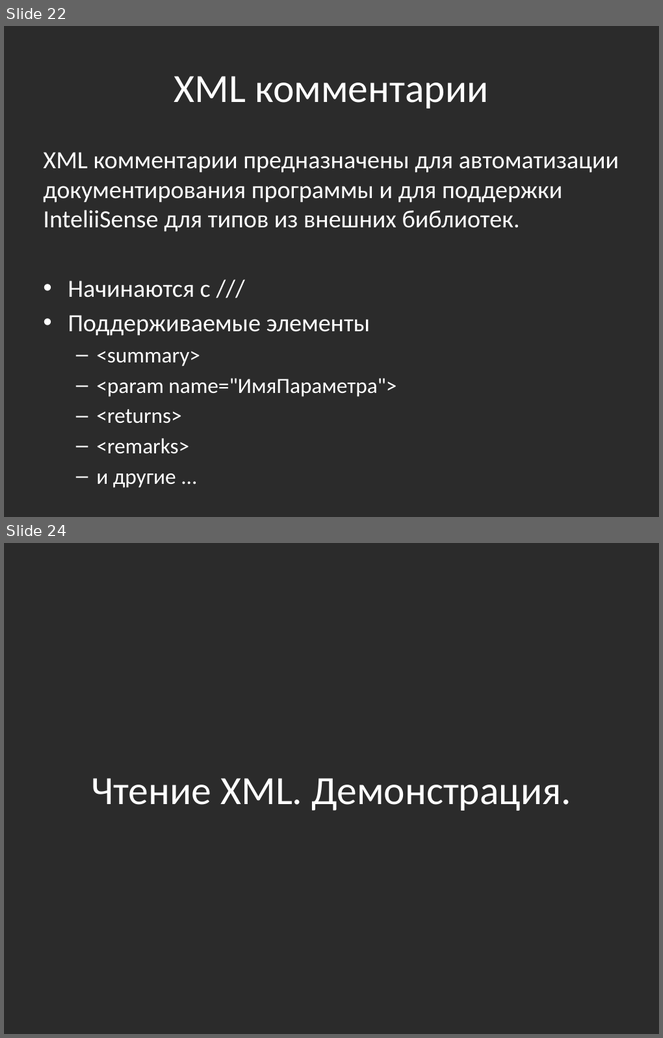
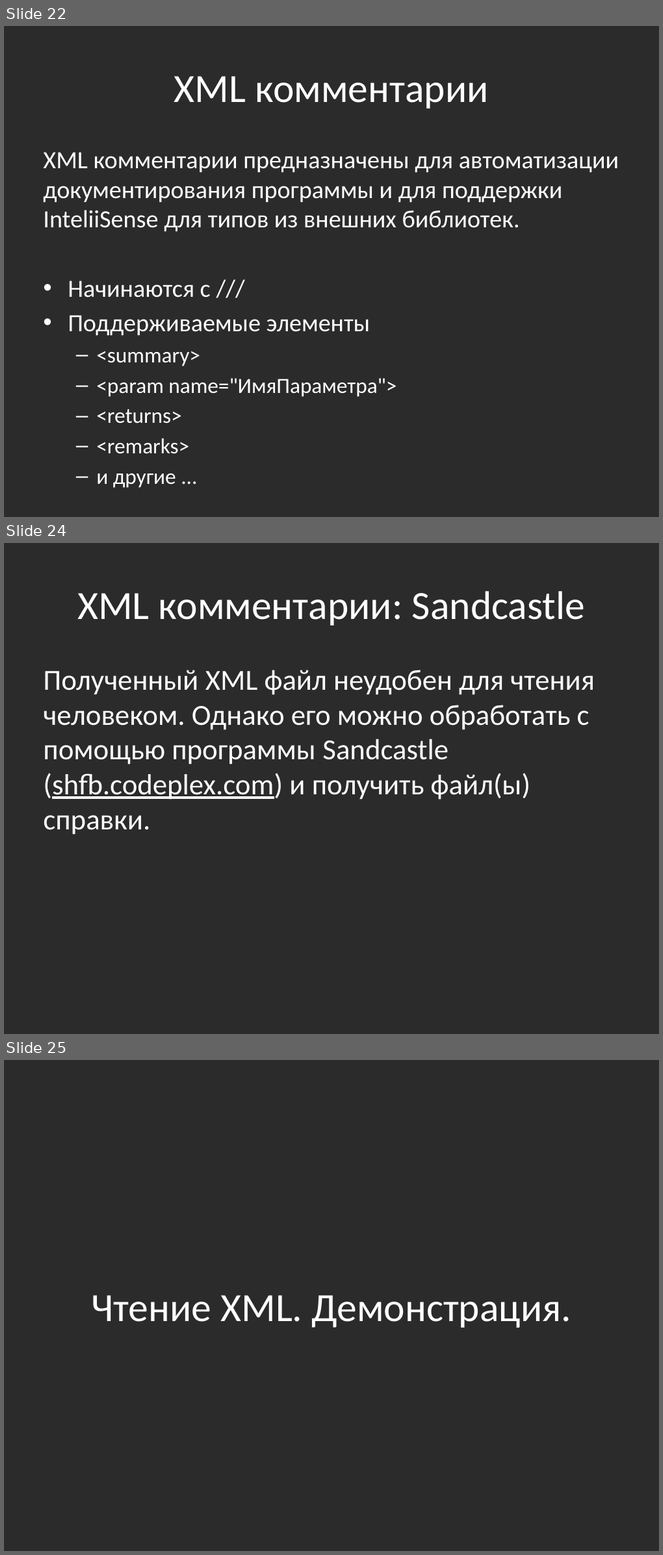
Before and after one commit to bazile/Training, a slide deck: Presentation/lesson-06-xml.pptx. Shown one above the other, each under a label of ours: slides 22 and 24 before the commit, slides 22, 24 and 25 after it; the slides between them are not shown. The pictures are 663x1038 and 663x1555 pixels, drawn with LibreOffice and Linux fonts; fonts in the diff are those of the drawing; background and template pictures are left out; a plain dark background stands for a picture behind light text. Boxes give left, top, right and bottom in pixels: in the first picture for what was removed or moved away, otherwise in the second. Text is boxed around its words. In the diff, an @@ line names an element or a change of style, - is before the commit and + after.

Commit message:
Added link to Sandcastle Help Builder project

```diff
--- a/Presentation/lesson-06-xml.pptx
+++ b/Presentation/lesson-06-xml.pptx
@@ slide 24 added at (4, 543, 659, 1034), background picture (left out) @@
@@ title added at (77, 591, 585, 626), 44 pt, text #FFFFFF @@
+XML комментарии: Sandcastle
@@ text added at (43, 670, 595, 835), 32 pt, text #FFFFFF @@
+Полученный XML файл неудобен для чтения человеком. Однако его можно обработать с помощью программы Sandcastle (shfb.codeplex.com) и получить файл(ы) справки.
@@ what was slide 24 is now slide 25 @@
```
Also in this commit, not shown: 1 slide changed.
